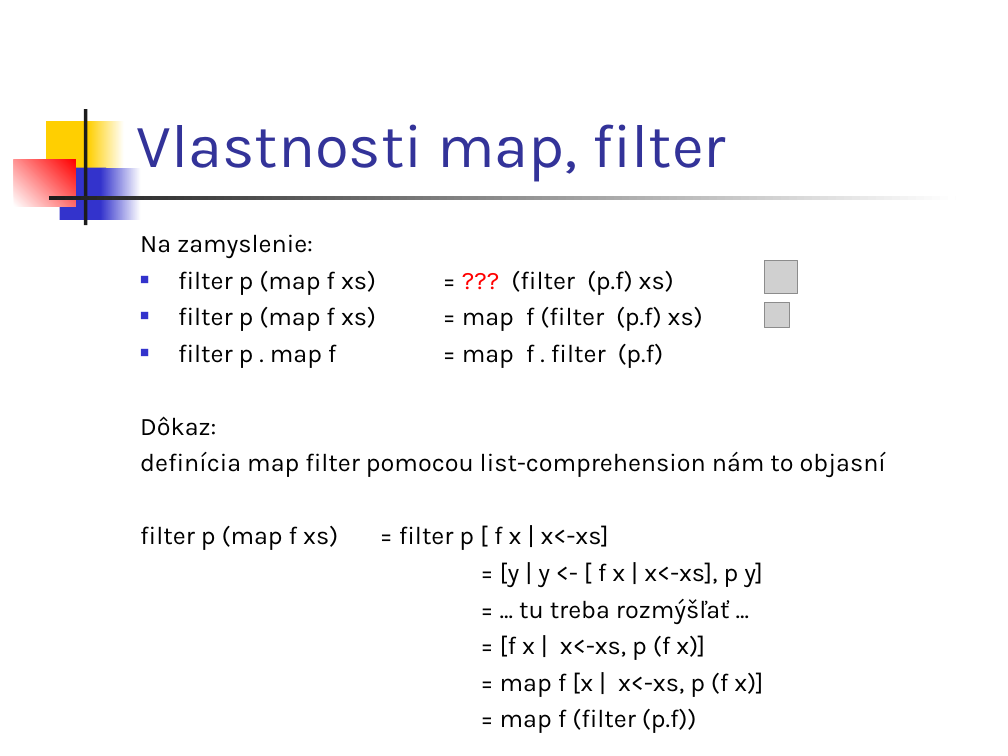
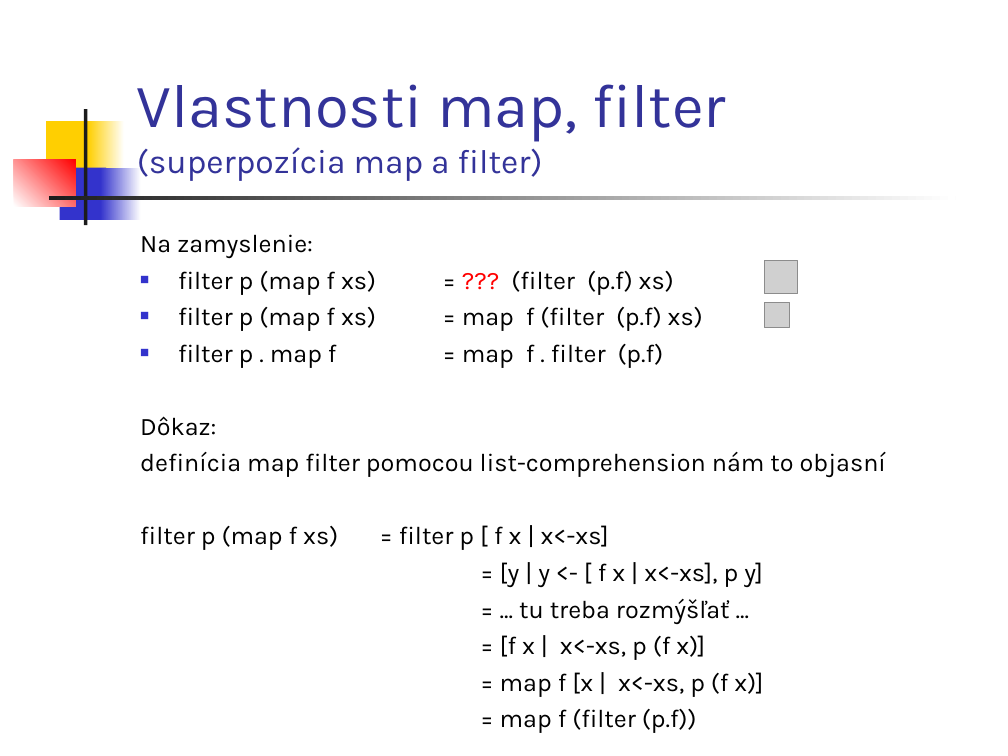
Before and after one commit to Funkcionalne/Prednasky, a slide deck: slide 2 of 03/03_fpro.ppt. Drawn at 1008x756 pixels with LibreOffice and Linux fonts; fonts in the diff are those of the drawing; grey boxes stand for pictures. Boxes give left, top, right and bottom in pixels: in the first picture for what was removed or moved away, otherwise in the second. Text is boxed around its words. In the diff, an @@ line names an element or a change of style, - is before the commit and + after.

```diff
--- a/03/03_fpro.ppt
+++ b/03/03_fpro.ppt
@@ title at (x1=137, y1=84, x2=726, y2=181): text changed; size 44 to 24 pt @@
-Vlastnosti map, filter
+Vlastnosti map, filter
+(superpozícia map a filter)
```
Also in this commit, not shown: 9 other files.
